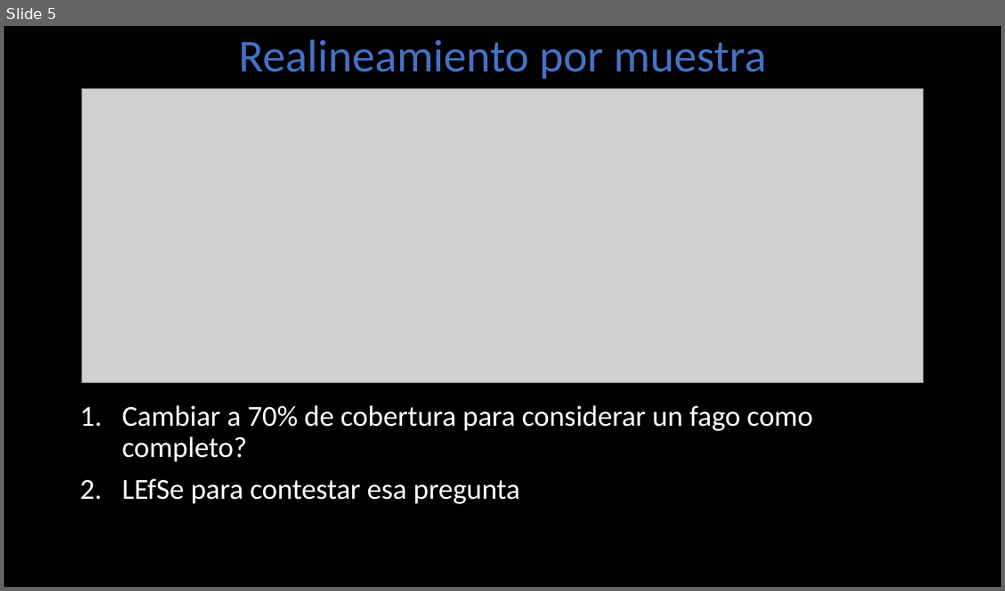
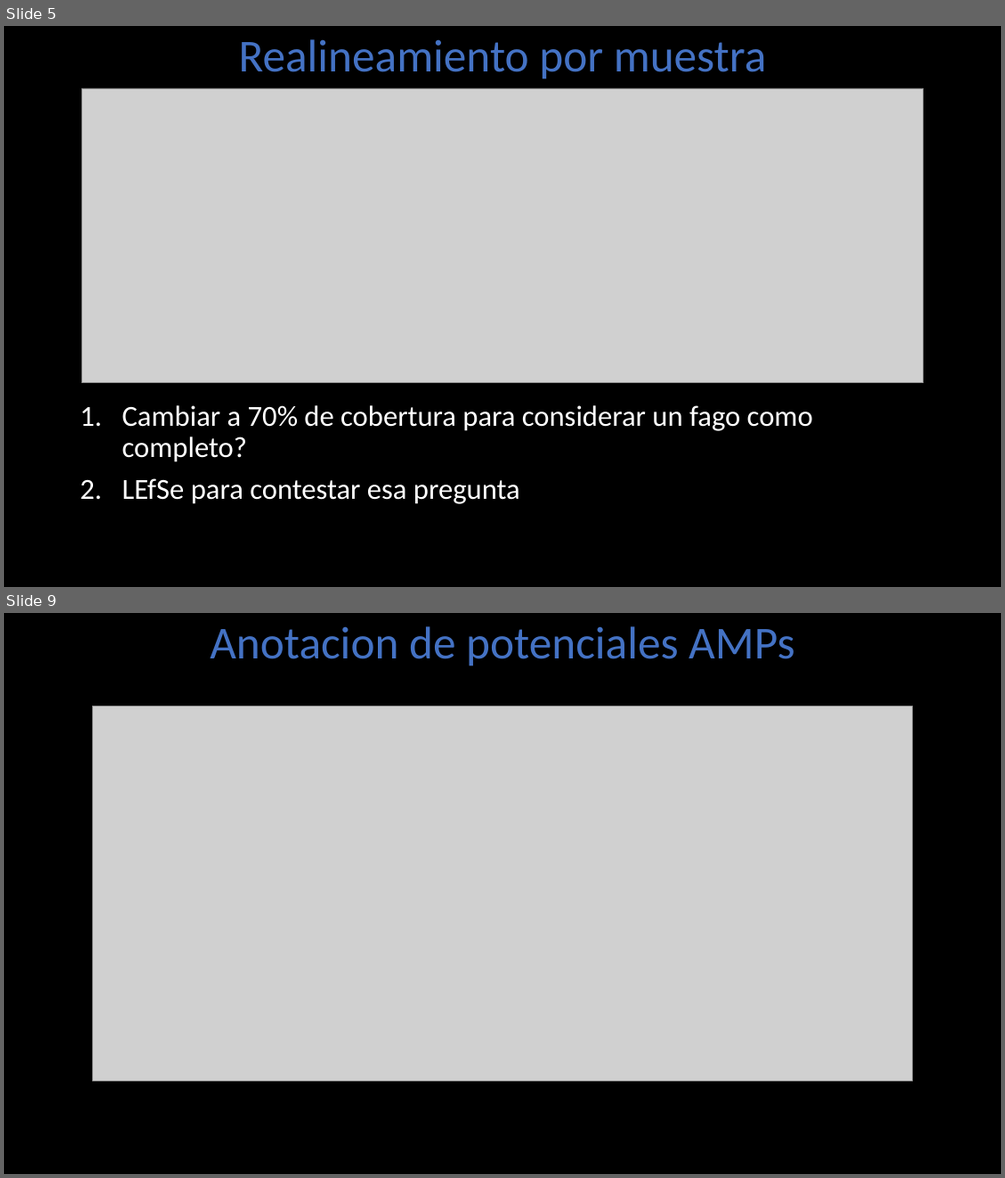
Before and after one commit to LuiguiGallardo/amps_phages, a slide deck: 04_presentations/phages_amps_13062022.pptx. Shown one above the other, each under a label of ours: slide 5 before the commit, slides 5 and 9 after it; the slides between them are not shown. The pictures are 1005x591 and 1005x1178 pixels, drawn with LibreOffice and Linux fonts; fonts in the diff are those of the drawing; grey boxes stand for pictures. Boxes give left, top, right and bottom in pixels: in the first picture for what was removed or moved away, otherwise in the second. Text is boxed around its words. In the diff, an @@ line names an element or a change of style, - is before the commit and + after.

```diff
--- a/04_presentations/phages_amps_13062022.pptx
+++ b/04_presentations/phages_amps_13062022.pptx
@@ slide 9 added at (4,613,1001,1174), background #000000 @@
@@ title added at (210,626,794,666), 44 pt, text #4472C4 @@
+Anotacion de potenciales AMPs
@@ picture added at (93,706,913,1081) @@
```
Also in this commit, not shown: 3 slides changed, 24 other files.
